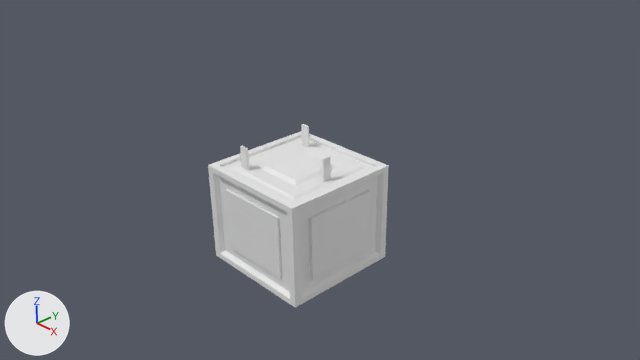
The Blender file apex_cube.blend, before and after one commit.
Both versions are drawn from the file's camera 'Camera'. Arrows for +X, +Y and +Z are at lower left; the lights stay in place.

Before the edit, the objects in view are built like this:
```python
me_cube_002 = bpy.data.meshes.new('Cube.002')
me_cube_002.from_pydata(...)  # 168 vertices, 160 faces; spans x -1.0..1.0, y -1.0..1.0, z -1.0..1.02
ob_cube_001 = bpy.data.objects.new('Cube.001', me_cube_002)
ob_cube_001.location = (0.0, 0.0, 0.0)
```
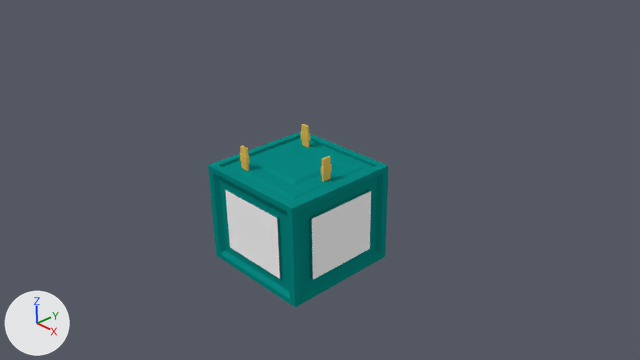
Commit message: model+materials applied

Boxes (x1, y1, x2, y2) around the edits, measured in the pictures (640 x 360 px):
```json
{"part": 1, "of": "me_cube_002", "change": "recoloured", "before": [208, 131, 389, 307], "after": [208, 131, 389, 307], "on screen": "white to cyan"}
{"part": 2, "of": "me_cube_002", "change": "recoloured", "before": [225, 190, 280, 279], "after": [225, 190, 280, 279]}
{"part": 3, "of": "me_cube_002", "change": "recoloured", "before": [312, 191, 371, 279], "after": [312, 191, 371, 279]}
{"part": 4, "of": "me_cube_002", "change": "recoloured", "before": [240, 124, 332, 182], "after": [240, 124, 332, 182], "on screen": "white to yellow"}
```

Edits to the scene script, one JSON object a line:
```json
{"op": "add", "block": "mat_material_001", "code": ["mat_material_001 = diffuse_material('Material.001')", "mat_material_001.base_color = (1.0, 1.0, 1.0)  # white #ffffff"]}
{"op": "add", "block": "mat_material", "code": ["mat_material = diffuse_material('Material')", "mat_material.base_color = (0.00272, 0.253, 0.226)  # cyan #098a83"]}
{"op": "add", "block": "mat_material_002", "code": ["mat_material_002 = diffuse_material('Material.002')", "mat_material_002.base_color = (0.8, 0.528, 0.106)  # yellow #e7c05c"]}
{"block": "me_cube_002", "where": "me_cube_002.from_pydata(...)  # 168 vertices, 160 faces; spans x -1.0..1.0, y -1.0..1.0, z -1.0..1.02"}
{"block": "me_cube_002", "where": "# used by ob_cube_001; location = (0.0, 0.0, 0.0)"}
{"block": "me_cube_002", "change": "me_cube_002 part 1: 93 of the faces centred in x -1.0..1.0, y -1.0..1.0, z -1.0..0.68 switch from no material to mat_material (cyan #098a83)"}
{"block": "me_cube_002", "change": "me_cube_002 part 2: the 1 face centred in x 0.0, y -0.97, z -0.16 switches from no material to mat_material_001 (white #ffffff)"}
{"block": "me_cube_002", "change": "me_cube_002 part 3: the 1 face centred in x 0.99, y 0.0, z -0.16 switches from no material to mat_material_001 (white #ffffff)"}
{"block": "me_cube_002", "change": "me_cube_002 part 4: all 63 faces centred in x -0.61..0.67, y -0.66..0.67, z 0.7..1.02 switch from no material to mat_material_002 (yellow #e7c05c)"}
{"op": "add", "block": "me_cube_002", "code": "me_cube_002.materials.append(mat_material_001)  # white #ffffff"}
```
